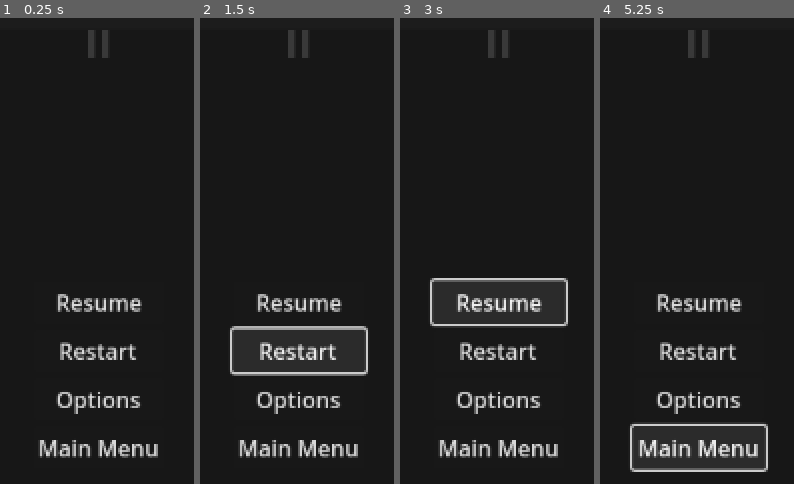
Above: before the commit, frames 1-4 (left to right).
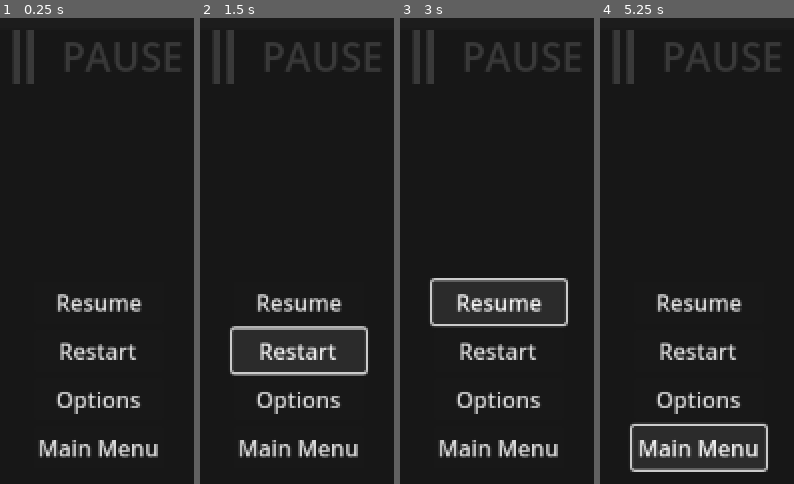
Above: after the commit, the same moments.

Repository: Jae7777/Wind-Tempo
Game: Godot game, scene res://control.tscn
Two runs of this game, one before a commit and one after it. Both use one fixed random seed, a clock stepped at 60 frames per second and the inputs below.
Inputs:
- Up to frame 1 (0.25 s): no input
- Up to frame 2 (1.5 s): click "Restart" at 0.5 s; click "Restart" at 1.25 s
- Up to frame 3 (3 s): click "Restart" at 2 s; click "Resume" at 2.75 s
- Up to frame 4 (5.25 s): click "Resume" at 3.5 s; click "Resume" at 4.25 s; click "Main Menu" at 5 s

The runs differ from the first frame. In frame 1, 2.2% of the frame differs, in the area x 7-93%, y 2-15%; in frame 2, 2.2%; in frame 3, 2.2%; in frame 4, 2.2%.

Commit message:
Adding text as a title of the pause menu

Diff:
--- a/wind-tempo/control.tscn
+++ b/wind-tempo/control.tscn
@@ -45,12 +45,19 @@
 
 [node name="TitleHBox" type="HBoxContainer" parent="MainPanel/MenuVBox"]
 layout_mode = 2
+theme_override_constants/separation = 20
 alignment = 1
 
 [node name="PauseIcon" type="TextureRect" parent="MainPanel/MenuVBox/TitleHBox"]
 custom_minimum_size = Vector2(15, 20)
 layout_mode = 2
 script = ExtResource("1_62e2m")
+
+[node name="TitleLabel" type="Label" parent="MainPanel/MenuVBox/TitleHBox"]
+layout_mode = 2
+theme_override_font_sizes/font_size = 28
+text = "PAUSE"
+vertical_alignment = 1
 
 [node name="BackgroundDim" type="ColorRect" parent="."]
 layout_mode = 1
